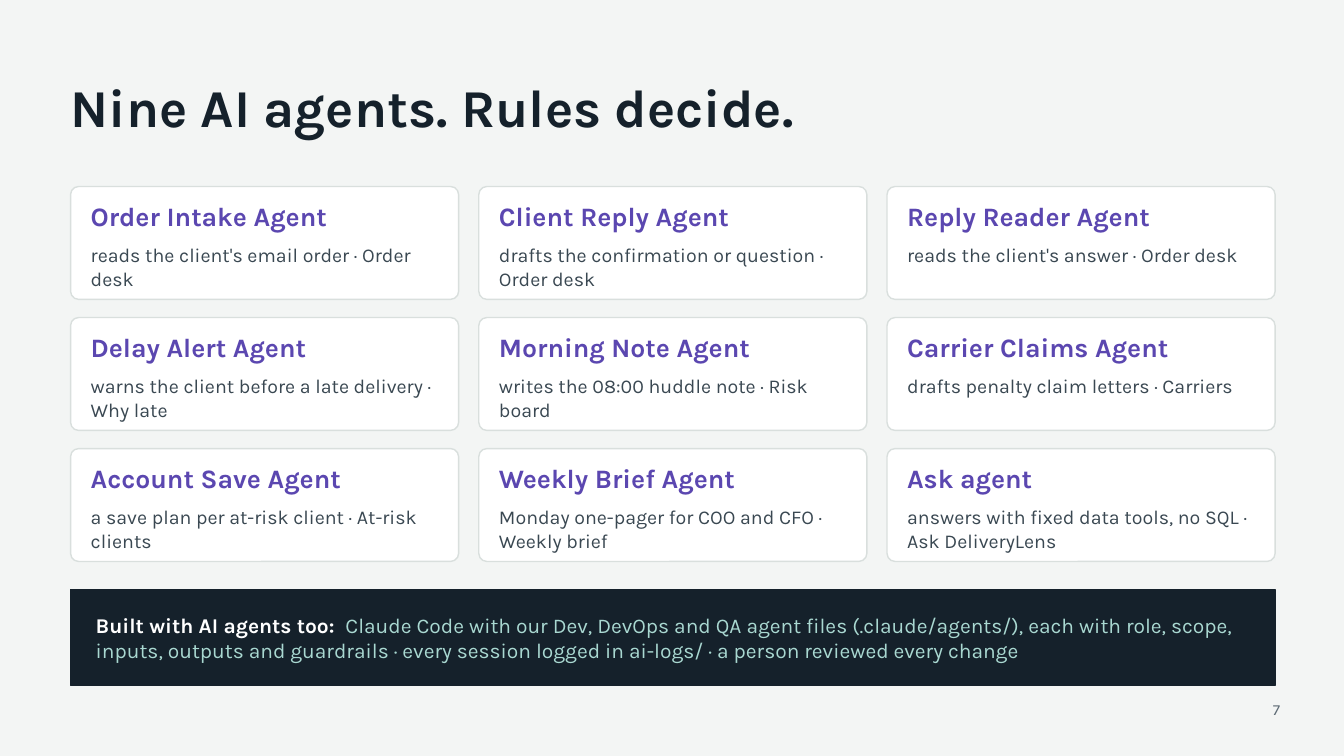
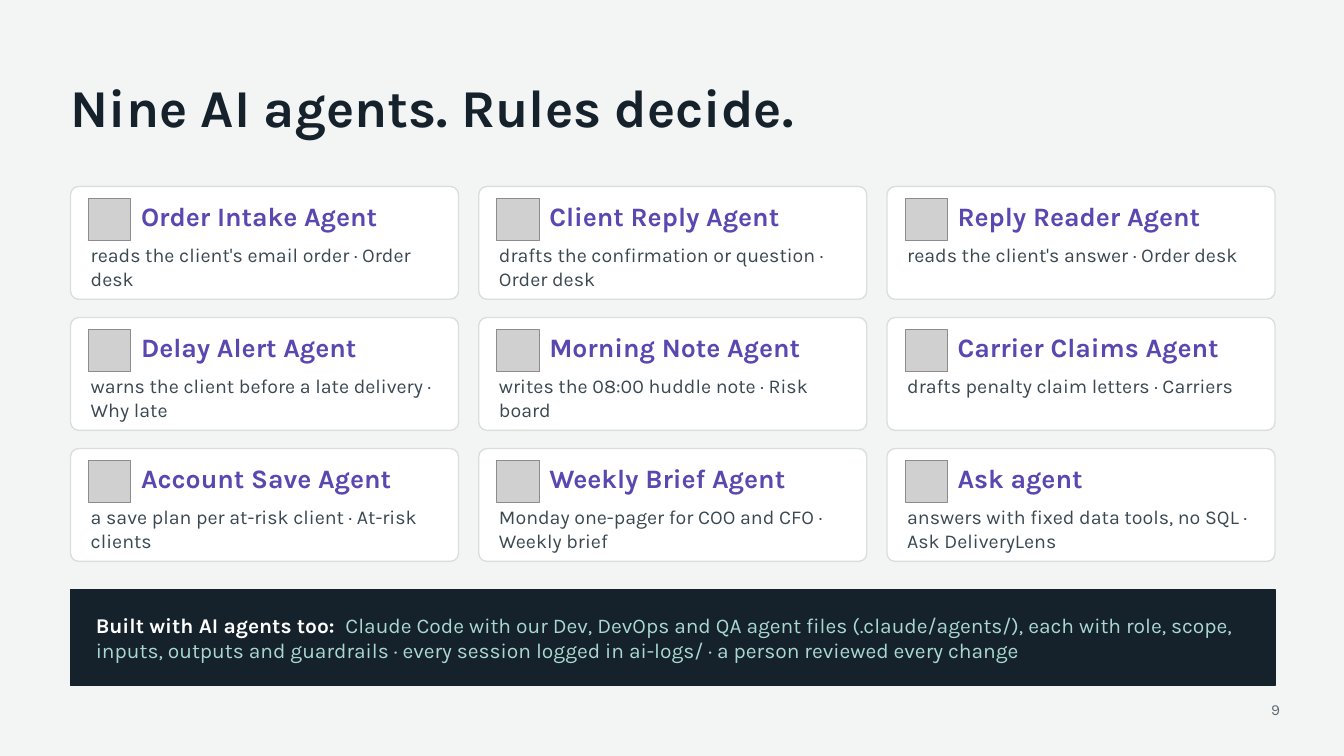
Before and after one commit to saimuthiki/halcyon-deliverylens, a slide deck: slide 9 of deck/DeliveryLens-pitch.pptx (slide 7 before the commit). Drawn at 1344x756 pixels with LibreOffice and Linux fonts; fonts in the diff are those of the drawing; grey boxes stand for pictures. Boxes give left, top, right and bottom in pixels: in the first picture for what was removed or moved away, otherwise in the second. Text is boxed around its words. In the diff, an @@ line names an element or a change of style, - is before the commit and + after.

```diff
--- a/deck/DeliveryLens-pitch.pptx
+++ b/deck/DeliveryLens-pitch.pptx
@@ picture added at bbox=[89, 199, 131, 241] @@
@@ text "Order Intake Agent": place and size @@
-text "Order Intake Agent" at bbox=[91, 207, 327, 233]
+text "Order Intake Agent" at bbox=[141, 207, 377, 233]
@@ picture added at bbox=[497, 199, 539, 241] @@
@@ text "Client Reply Agent": place and size @@
-text "Client Reply Agent" at bbox=[499, 207, 729, 233]
+text "Client Reply Agent" at bbox=[549, 207, 779, 233]
@@ picture added at bbox=[905, 199, 948, 241] @@
@@ text "Reply Reader Agent": place and size @@
-text "Reply Reader Agent" at bbox=[907, 207, 1150, 233]
+text "Reply Reader Agent" at bbox=[958, 207, 1200, 233]
@@ picture added at bbox=[89, 330, 131, 372] @@
@@ text "Delay Alert Agent": place and size @@
-text "Delay Alert Agent" at bbox=[91, 338, 306, 364]
+text "Delay Alert Agent" at bbox=[141, 338, 356, 364]
@@ picture added at bbox=[497, 330, 539, 372] @@
@@ text "Morning Note Agent": place and size @@
-text "Morning Note Agent" at bbox=[499, 338, 750, 364]
+text "Morning Note Agent" at bbox=[549, 338, 800, 364]
@@ picture added at bbox=[905, 330, 948, 372] @@
@@ text "Carrier Claims Agent": place and size @@
-text "Carrier Claims Agent" at bbox=[907, 338, 1168, 364]
+text "Carrier Claims Agent" at bbox=[958, 338, 1219, 364]
@@ picture added at bbox=[89, 461, 131, 503] @@
@@ text "Account Save Agent": place and size @@
-text "Account Save Agent" at bbox=[91, 470, 341, 495]
+text "Account Save Agent" at bbox=[141, 470, 391, 495]
@@ picture added at bbox=[497, 461, 539, 503] @@
@@ text "Weekly Brief Agent": place and size @@
-text "Weekly Brief Agent" at bbox=[499, 469, 735, 495]
+text "Weekly Brief Agent" at bbox=[549, 469, 785, 495]
@@ picture added at bbox=[905, 461, 948, 503] @@
@@ text "Ask agent": place and size @@
-text "Ask agent" at bbox=[907, 469, 1032, 495]
+text "Ask agent" at bbox=[958, 469, 1083, 495]
@@ text at bbox=[1271, 705, 1280, 715]: text changed @@
-7
+9
```
Also in this commit, not shown: 6 other slides changed, 8 slides added, 5 slides removed, 7 other files.
